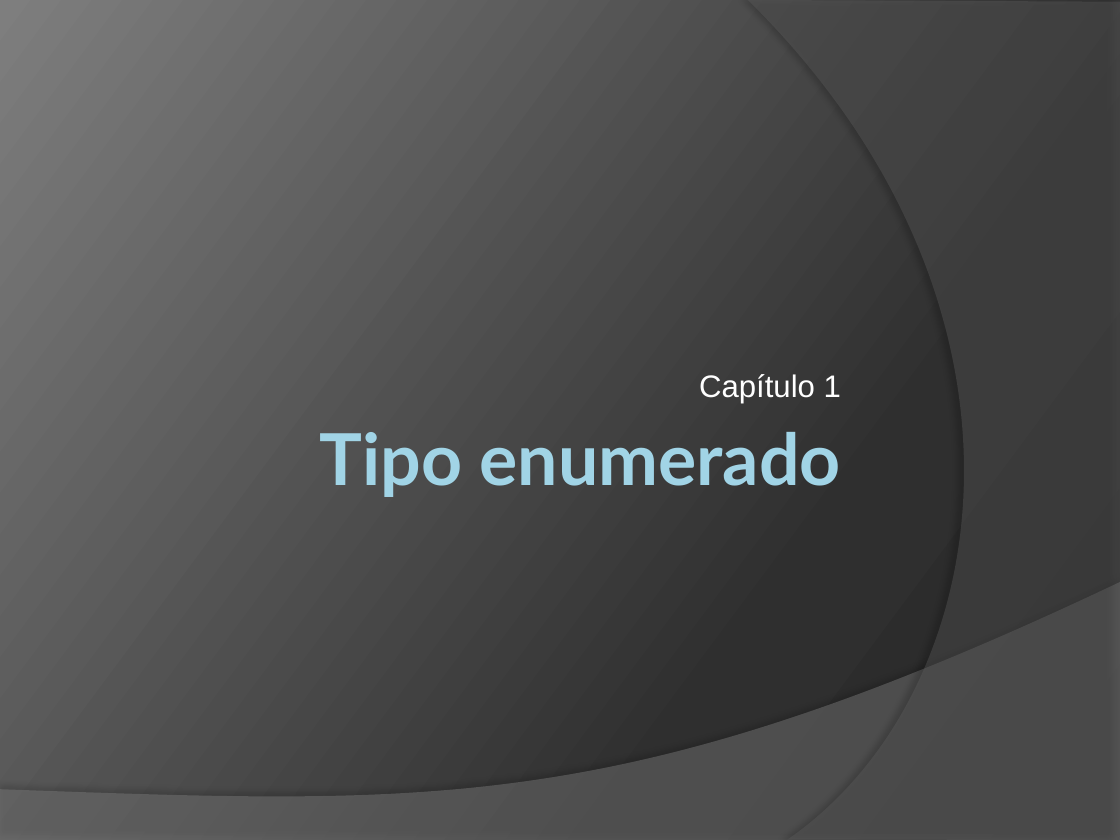
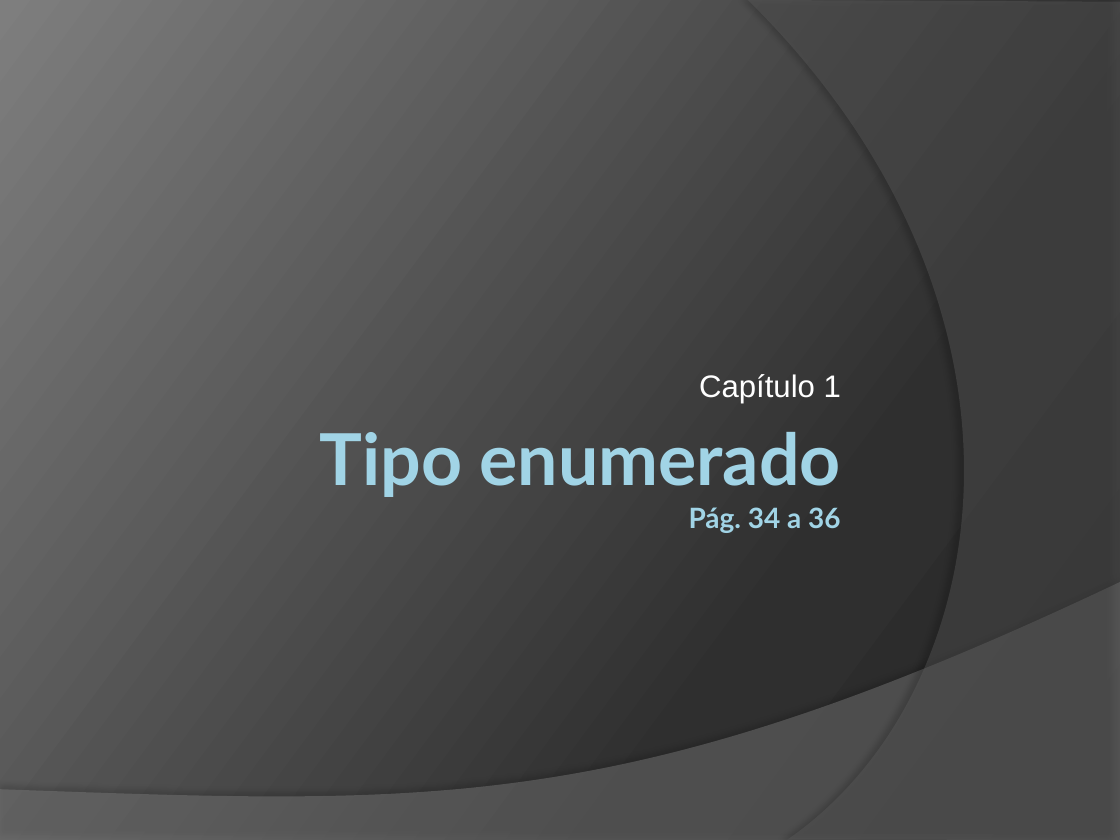
Before and after one commit to duchesqui/slzvieira-training, a slide deck: slide 1 of trunk/2-Java-Programmer-Modulo-II/04.Capitulo01.pptx. Drawn at 1120x840 pixels with LibreOffice and Linux fonts; fonts in the diff are those of the drawing. Boxes give left, top, right and bottom in pixels: in the first picture for what was removed or moved away, otherwise in the second. Text is boxed around its words. In the diff, an @@ line names an element or a change of style, - is before the commit and + after.

```diff
--- a/trunk/2-Java-Programmer-Modulo-II/04.Capitulo01.pptx
+++ b/trunk/2-Java-Programmer-Modulo-II/04.Capitulo01.pptx
@@ title at (x1=320, y1=432, x2=841, y2=533): text changed @@
-Tipo enumerado
+Tipo enumerado
+Pág. 34 a 36
```
Also in this commit, not shown: 7 other files.
